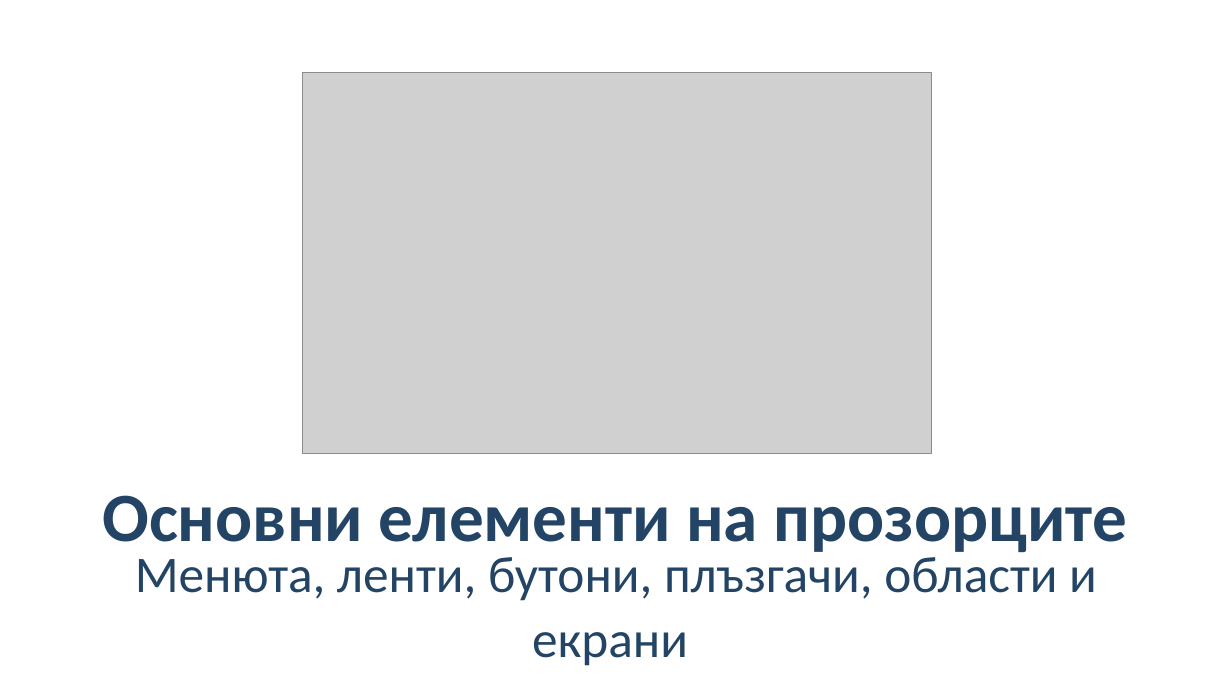
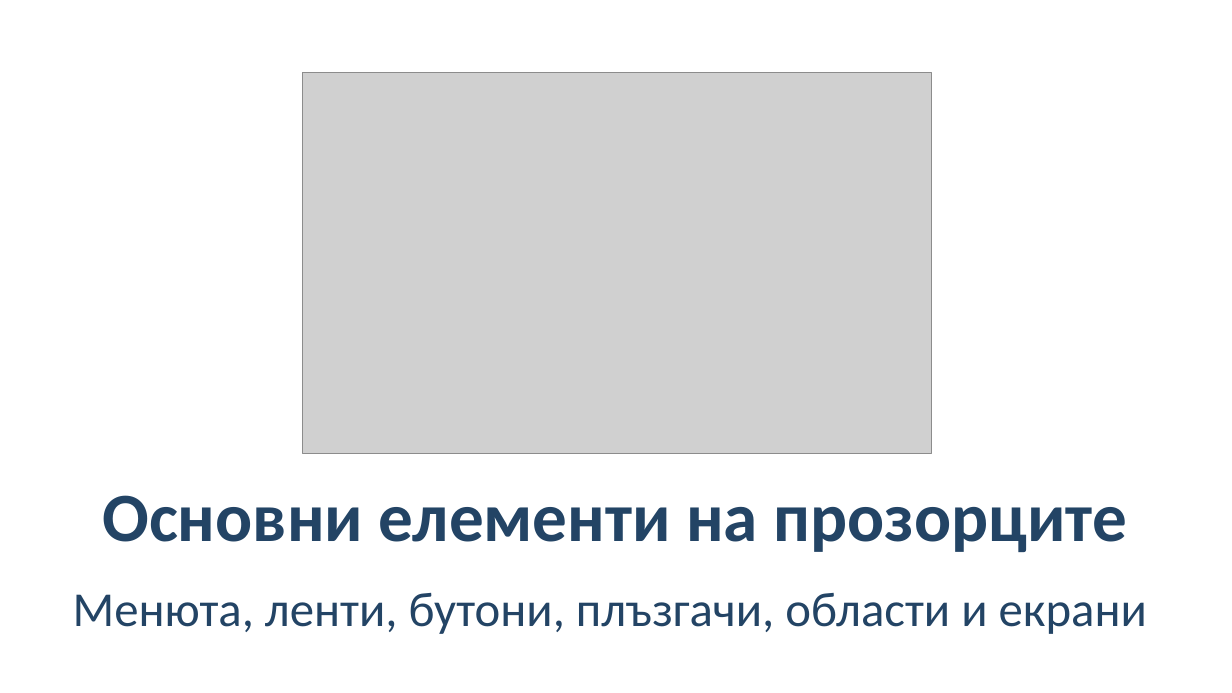
Before and after one commit to BG-IT-Edu/School-Programming, a slide deck: slide 7 of Courses/Computer-Modeling-and-IT/Computer-Modeling-and-IT-5-Class/02-User-Interface/02-User-Interface.pptx. Drawn at 1232x693 pixels with LibreOffice and Linux fonts; fonts in the diff are those of the drawing; grey boxes stand for pictures. Boxes give left, top, right and bottom in pixels: in the first picture for what was removed or moved away, otherwise in the second. Text is boxed around its words. In the diff, an @@ line names an element or a change of style, - is before the commit and + after.

```diff
--- a/Courses/Computer-Modeling-and-IT/Computer-Modeling-and-IT-5-Class/02-User-Interface/02-User-Interface.pptx
+++ b/Courses/Computer-Modeling-and-IT/Computer-Modeling-and-IT-5-Class/02-User-Interface/02-User-Interface.pptx
@@ subtitle "Менюта, ленти, бутони, плъзгачи, области ...": place and size @@
-subtitle "Менюта, ленти, бутони, плъзгачи, области ..." at box(135, 550, 1097, 666)
+subtitle "Менюта, ленти, бутони, плъзгачи, области ..." at box(73, 593, 1147, 634)
@@ subtitle "Менюта, ленти, бутони, плъзгачи, области ..." at box(73, 593, 1147, 634): size 40 to 38 pt @@
```
Also in this commit, not shown: 11 other slides changed, 13 other files.
